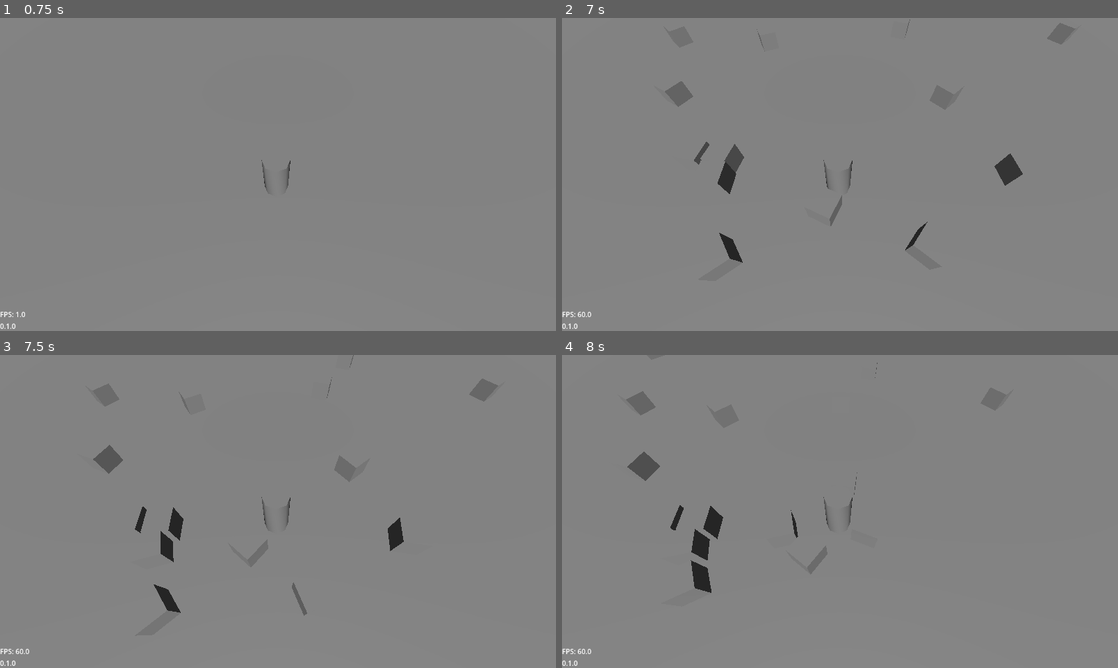
Above: before the commit, frames 1-4 (two rows, left to right).
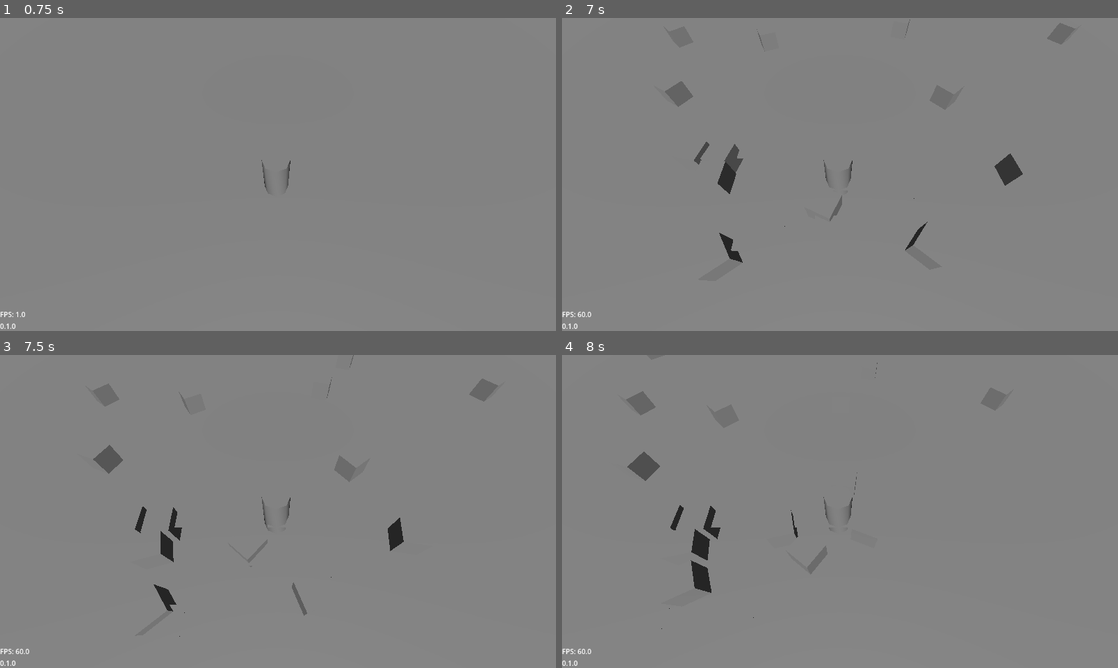
Above: after the commit, the same moments.

Repository: Grey-B/toy-defenders
Game: Godot game, scene res://src/core/main_game/main_game.tscn
Same seed, same stepped clock (60 frames per second), same inputs: the game is played once before the commit and once after it.
Inputs:
- Up to frame 1 (0.75 s): tap Enter at 0.5 s; hold D (move_right) from 0.53 s (still down); tap I at 0.6 s
- Up to frame 2 (7 s): release D (move_right) at 1.28 s; hold S (move_down) 1.28-2.03 s; tap I every 0.75 s from 1.35 to 6.6 s; hold D (move_right) 2.03-2.78 s; hold W (move_up) 2.78-3.53 s; hold A (move_left) 3.53-5.03 s; hold S (move_down) 5.03-5.78 s; hold D (move_right) 5.78-6.53 s; hold W (move_up) from 6.53 s (still down)
- Up to frame 3 (7.5 s): release W (move_up) at 7.28 s; hold D (move_right) from 7.28 s (still down); tap I at 7.35 s
- Up to frame 4 (8 s): keep holding D (move_right)

Frame 1 is identical in both runs. In frame 2, less than 0.1% of the frame differs, in the area x 30-64%, y 42-75%; in frame 3, less than 0.1%; in frame 4, 0.1%, in the area x 17-52%, y 49-88%.

Commit message:
Made weapon attack instantiate on top of player

Diff:
--- /dev/null
+++ b/assets/3d/models/attacks/sword_slash.tscn
@@ -0,0 +1,18 @@
+[gd_scene format=3 uid="uid://bgphusjk5j811"]
+
+[sub_resource type="BoxShape3D" id="BoxShape3D_6owma"]
+size = Vector3(1.6, 0.2, 1)
+
+[node name="SwordSlash" type="Node3D" unique_id=2043896047]
+
+[node name="Hitbox" type="Area3D" parent="." unique_id=1683010401]
+collision_layer = 0
+collision_mask = 2
+
+[node name="CollisionShape3D" type="CollisionShape3D" parent="Hitbox" unique_id=631310007]
+transform = Transform3D(1, 0, 0, 0, 1, 0, 0, 0, 1, 0, 0.6, 0)
+shape = SubResource("BoxShape3D_6owma")
+
+[node name="CSGBox3D" type="CSGBox3D" parent="." unique_id=759529144]
+transform = Transform3D(1, 0, 0, 0, 1, 0, 0, 0, 1, 0, 0.6, 0)
+size = Vector3(1.7, 0.001, 1)
--- a/project.godot
+++ b/project.godot
@@ -42,6 +42,10 @@
 "res://src/shaders/": "purple",
 "res://src/ui/": "pink"
 }
+
+[global_group]
+
+entity_root=""
 
 [input]
 
--- a/src/core/main_game/main_game.tscn
+++ b/src/core/main_game/main_game.tscn
@@ -15,7 +15,7 @@
 [node name="LevelRoot" type="Node3D" parent="World" unique_id=1229113294]
 unique_name_in_owner = true
 
-[node name="EntityRoot" type="Node3D" parent="World" unique_id=262188569]
+[node name="EntityRoot" type="Node3D" parent="World" unique_id=262188569 groups=["entity_root"]]
 unique_name_in_owner = true
 
 [node name="EffectRoot" type="Node3D" parent="World" unique_id=297894831]
--- a/src/gameplay/player/player.gd
+++ b/src/gameplay/player/player.gd
@@ -5,12 +5,17 @@
 
 @export var enemy_path_follow: PathFollow3D
 @export var data: PlayerData
+@export var equipped_weapon: WeaponData
+
+@onready var entity_root: Node3D = get_tree().get_first_node_in_group("entity_root")
 
 var active_state: States = States.IDLE
 var model_instance: Node3D
 var speed: float
 var max_health: int
 var cur_health: int
+var attack_speed: float = 1.0
+var attack_timer: Timer = Timer.new()
 
 
 func _ready() -> void:
@@ -18,8 +23,17 @@
 	speed = data.speed * data.ancestry.speed_mult * data.player_class.speed_mult
 	max_health = int(data.max_health * data.ancestry.health_mult * data.player_class.health_mult)
 	cur_health = max_health
+	attack_speed /= equipped_weapon.attack_speed
 
 	add_child(model_instance)
+	add_child(attack_timer)
+
+	attack_timer.start()
+	attack_timer.one_shot = false
+	# TODO: replace with manual attack toggle
+
+	attack_timer.wait_time = 1.0 / attack_speed
+	attack_timer.timeout.connect(attack)
 
 
 func _physics_process(_delta: float) -> void:
@@ -39,6 +53,11 @@
 		set_state(States.IDLE)
 
 	if active_state == States.MOVE:
+		lerp_angle(
+			rotation.y,
+			atan2(velocity.x, velocity.z),
+			0.1,
+		)
 		velocity.x = direction.x * speed
 		velocity.z = direction.z * speed
 	elif active_state == States.IDLE:
@@ -52,6 +71,12 @@
 	active_state = new_state
 
 
+func attack() -> void:
+	var attack_instance = equipped_weapon.attack_model.instantiate()
+	entity_root.add_child(attack_instance)
+	attack_instance.global_position = global_position
+
+
 func take_damage(damage: int) -> void:
 	cur_health -= damage
 	print(
--- a/src/gameplay/player/player.tscn
+++ b/src/gameplay/player/player.tscn
@@ -2,6 +2,7 @@
 
 [ext_resource type="Script" uid="uid://2tl4awloq3r3" path="res://src/gameplay/player/player.gd" id="1_kh5p4"]
 [ext_resource type="Resource" uid="uid://0d832eq58eps" path="res://src/resources/player data/test_player.tres" id="2_64h4j"]
+[ext_resource type="Resource" uid="uid://b21i3lrmltkg8" path="res://src/resources/weapons/swords/test_sword.tres" id="3_k2146"]
 
 [sub_resource type="CapsuleShape3D" id="CapsuleShape3D_6owma"]
 
@@ -18,6 +19,7 @@
 script = ExtResource("1_kh5p4")
 enemy_path_follow = NodePath("Path3D/EnemyPathFollow")
 data = ExtResource("2_64h4j")
+equipped_weapon = ExtResource("3_k2146")
 
 [node name="CollisionShape3D" type="CollisionShape3D" parent="." unique_id=210629025]
 transform = Transform3D(1, 0, 0, 0, 1, 0, 0, 0, 1, 0, 1, 0)
--- /dev/null
+++ b/src/resources/weapons/swords/base_sword.gd
@@ -0,0 +1,4 @@
+class_name BaseSword
+extends WeaponData
+
+@export var attack_model: PackedScene
--- /dev/null
+++ b/src/resources/weapons/swords/test_sword.tres
@@ -0,0 +1,9 @@
+[gd_resource type="Resource" script_class="BaseSword" format=3 uid="uid://b21i3lrmltkg8"]
+
+[ext_resource type="PackedScene" uid="uid://bgphusjk5j811" path="res://assets/3d/models/attacks/sword_slash.tscn" id="1_ixr2n"]
+[ext_resource type="Script" uid="uid://c6vdb4ufmtpip" path="res://src/resources/weapons/swords/base_sword.gd" id="1_pl6y0"]
+
+[resource]
+script = ExtResource("1_pl6y0")
+attack_model = ExtResource("1_ixr2n")
+metadata/_custom_type_script = "uid://c6vdb4ufmtpip"
--- /dev/null
+++ b/src/resources/weapons/weapon_data.gd
@@ -0,0 +1,4 @@
+class_name WeaponData
+extends Resource
+
+@export var attack_speed: float = 1.0
Not shown, added: src/resources/weapons/swords/base_sword.gd.uid
Not shown, added: src/resources/weapons/weapon_data.gd.uid
